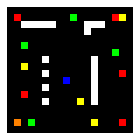
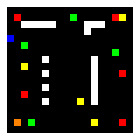
Two versions of the same layered image (w=140, h=140). Layer-by-layer changes:
painted on "Fundo" over left=7, top=35, right=70, bottom=84
